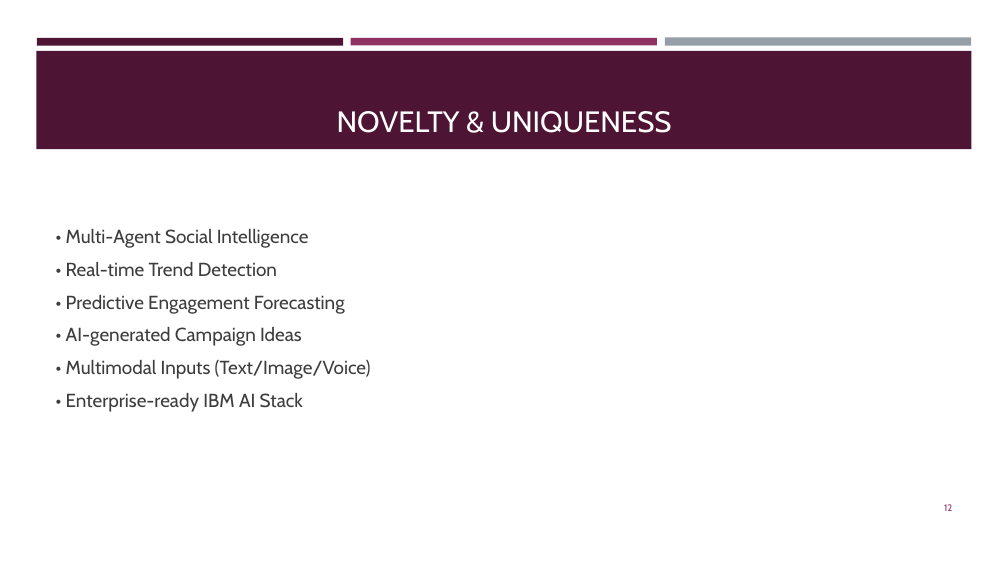
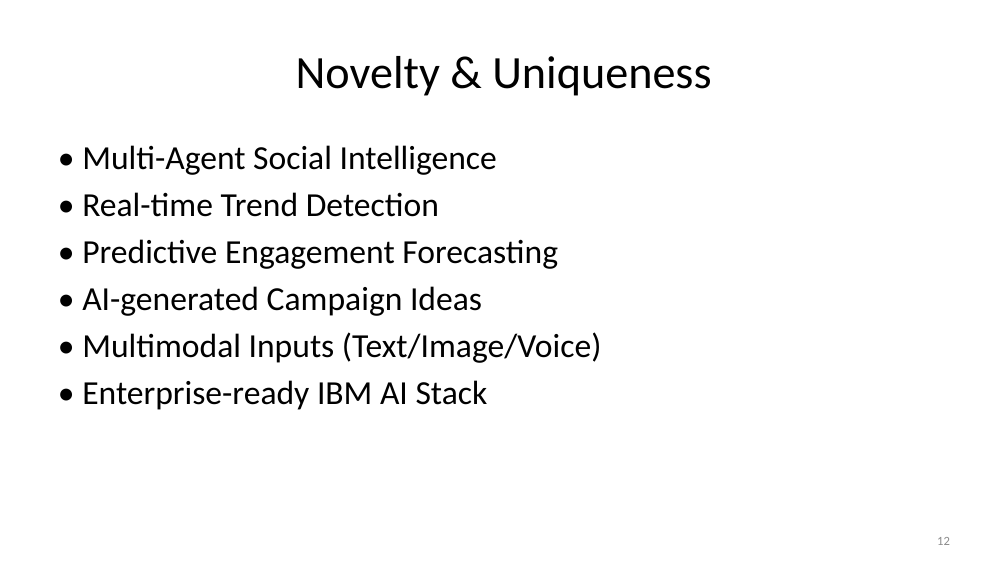
Before and after one commit to keyurbrahmbhatt-eng/social-media-agent-repo, a slide deck: slide 12 of KNB_Social_Media_Agent_Formatted_Presentation.pptx. Drawn at 1008x567 pixels with LibreOffice and Linux fonts; fonts in the diff are those of the drawing. Boxes give left, top, right and bottom in pixels: in the first picture for what was removed or moved away, otherwise in the second. Text is boxed around its words. In the diff, an @@ line names an element or a change of style, - is before the commit and + after.

```diff
--- a/KNB_Social_Media_Agent_Formatted_Presentation.pptx
+++ b/KNB_Social_Media_Agent_Formatted_Presentation.pptx
@@ title "Novelty & Uniqueness" at (296,56,711,96): vertical alignment bottom to middle @@
@@ rectangle removed at (36,51,972,149) @@
@@ rectangle removed at (37,38,343,45) @@
@@ title at (296,56,711,96): text changed; size 28 to 44 pt; font Cabin to Calibri; text colour #FFFFFF to #000000 @@
-NOVELTY & UNIQUENESS
+Novelty & Uniqueness
@@ rectangle removed at (351,38,657,45) @@
@@ rectangle removed at (665,38,971,46) @@
@@ text "• Multi-Agent Social Intelligence": place and size @@
-text "• Multi-Agent Social Intelligence" at (66,229,371,412)
+text "• Multi-Agent Social Intelligence" at (82,145,601,410)
@@ text "• Multi-Agent Social Intelligence" at (82,145,601,410): size 18 to 32 pt, font Cabin to Calibri, text colour #3D3D3D to #000000; less space between paragraphs; vertical alignment middle to top @@
@@ page number: place and size @@
-page number at (944,504,952,511)
+page number at (937,537,950,545)
@@ page number at (937,537,950,545): size 9 to 12 pt, font Cabin to Calibri, text colour #903163 to #8C8C8C @@
```
Also in this commit, not shown: 13 other slides changed.
